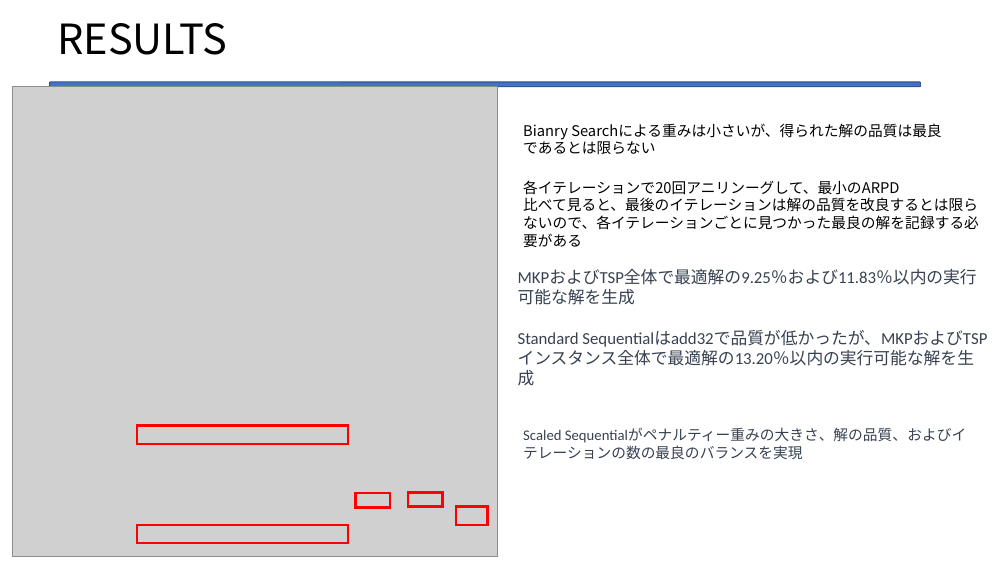
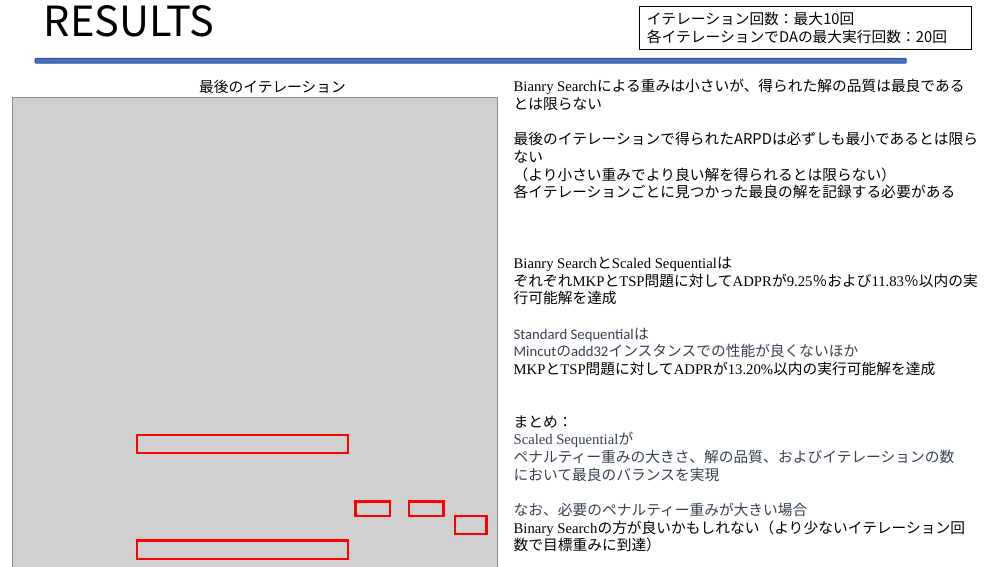
Before and after one commit to Legolas9999/zemi, a slide deck: slide 46 of lcj_ron_zemi2.pptx (slide 42 before the commit). Drawn at 1008x567 pixels with LibreOffice and Linux fonts; fonts in the diff are those of the drawing; grey boxes stand for pictures. Boxes give left, top, right and bottom in pixels: in the first picture for what was removed or moved away, otherwise in the second. Text is boxed around its words. In the diff, an @@ line names an element or a change of style, - is before the commit and + after.

```diff
--- a/lcj_ron_zemi2.pptx
+++ b/lcj_ron_zemi2.pptx
@@ title "RESULTS": place and size @@
-title "RESULTS" at (57, 23, 227, 55)
+title "RESULTS" at (44, 5, 214, 37)
@@ rectangle added at (640, 6, 972, 49), outline #000000 0.75 pt, 14 pt, text #000000 @@
+イテレーション回数：最大10回
+各イテレーションでDAの最大実行回数：20回
@@ rounded rectangle: place and size @@
-rounded rectangle at (50, 82, 921, 87)
+rounded rectangle at (36, 58, 907, 63)
@@ text added at (199, 79, 346, 93), 14 pt, text #000000 @@
+最後のイテレーション
@@ text "Bianry Searchによる重みは小さいが、得られた解の品質は最良であるとは限らない": place and size @@
-text "Bianry Searchによる重みは小さいが、得られた解の品質は最良であるとは限らない" at (523, 123, 941, 154)
+text "Bianry Searchによる重みは小さいが、得られた解の品質は最良であるとは限らない" at (514, 80, 978, 552)
@@ text at (514, 80, 964, 110): font Noto Sans CJK SC to Times New Roman in "Bianry Searchによる重みは小さいが、得られた解の品質は最良であるとは限らない" @@
@@ text at (514, 132, 978, 552): paragraphs added @@
+最後のイテレーションで得られたARPDは必ずしも最小であるとは限らない
+（より小さい重みでより良い解を得られるとは限らない）
+各イテレーションごとに見つかった最良の解を記録する必要がある
+Bianry SearchとScaled Sequentialは
+ぞれぞれMKPとTSP問題に対してADPRが9.25％および11.83％以内の実行可能解を達成
+Standard Sequentialは
+Mincutのadd32インスタンスでの性能が良くないほか
+MKPとTSP問題に対してADPRが13.20%以内の実行可能解を達成
+まとめ：
+Scaled Sequentialが
+ペナルティー重みの大きさ、解の品質、およびイテレーションの数
+において最良のバランスを実現
+なお、必要のペナルティー重みが大きい場合
+Binary Searchの方が良いかもしれない（より少ないイテレーション回数で目標重みに到達）
@@ text removed at (523, 180, 979, 247) @@
-各イテレーションで20回アニリンーグして、最小のARPD
-比べて見ると、最後のイテレーションは解の品質を改良するとは限らないので、各イテレーションごとに見つかった最良の解を記録する必要がある
@@ text removed at (518, 270, 987, 385) @@
-MKPおよびTSP全体で最適解の9.25％および11.83％以内の実行可能な解を生成
-Standard Sequentialはadd32で品質が低かったが、MKPおよびTSPインスタンス全体で最適解の13.20％以内の実行可能な解を生成
@@ text removed at (523, 428, 966, 459) @@
-Scaled Sequentialがペナルティー重みの大きさ、解の品質、およびイテレーションの数の最良のバランスを実現
@@ 4 rectangles, 1 picture: place and size @@
-4 rectangles, 1 picture at (13, 87, 498, 557)
+4 rectangles, 1 picture at (13, 98, 498, 567)
@@ rectangle: place and size @@
-rectangle at (137, 525, 348, 543)
+rectangle at (137, 541, 348, 559)
```
Also in this commit, not shown: 16 other slides changed, 4 slides added, 5 other files.
